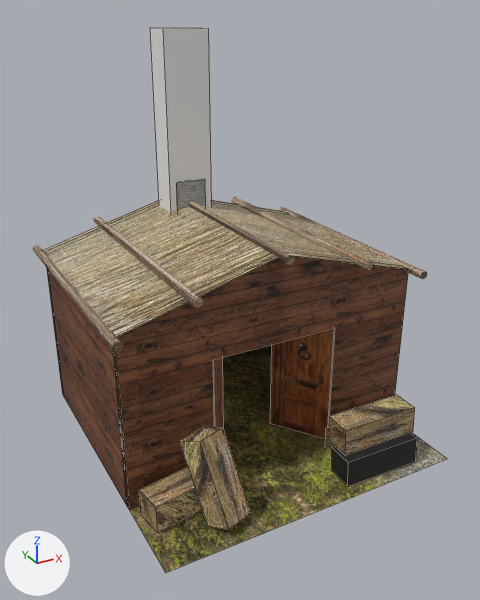
What one commit did to the FBX model TowerDefense/Assets/Models/model_RohanBarracks/RohanBarracks.fbx.
The view is the same before and after, from a 50 mm camera at (-3.37, -6.11, 4.75) aimed at (-0.06, -0.1, 1.74). The lights are fixed; the arrows at lower left show +X, +Y and +Z. Mesh edges are drawn as thin lines on the coarser meshes. Where no turn or scale is listed for an object, it has been applied to the vertices.

Names of what the first picture shows: 'BigaIzqEx', 'HumoPlano', 'Paja1', 'Paja2', 'Paja5', 'ParedDrch.003', 'ParedIzq', 'PuertaDrch', 'Smoke Domain', 'Suelo', 'TejadoDrch', 'TejadoIzq'.
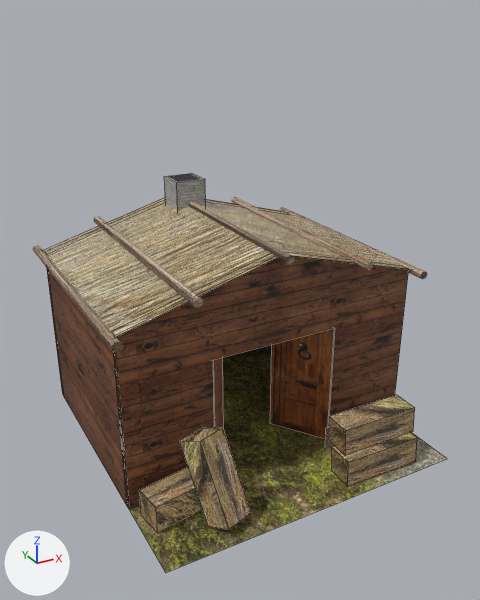
Pixel boxes [x1, y1, x2, y2] of what changed, in the pictures (480 x 600 px):
'Smoke Domain', deleted
    before: [150, 27, 212, 213]
'HumoPlano', recoloured (black to brown)
    both: [332, 433, 417, 486]

What the commit changed:
me_cubo_010 has 8 vertices, 6 faces and spans x -0.473..0.473, y -0.189..0.189, z -0.18..0.18.
me_cubo_010 no longer uses material mat_black (black #191918).
me_cubo_010 now uses material mat_cloth_cord_3 (picture img_cloth_cord_3_jpg).
Object 'Smoke Domain' (ob_smoke_domain) is deleted.
